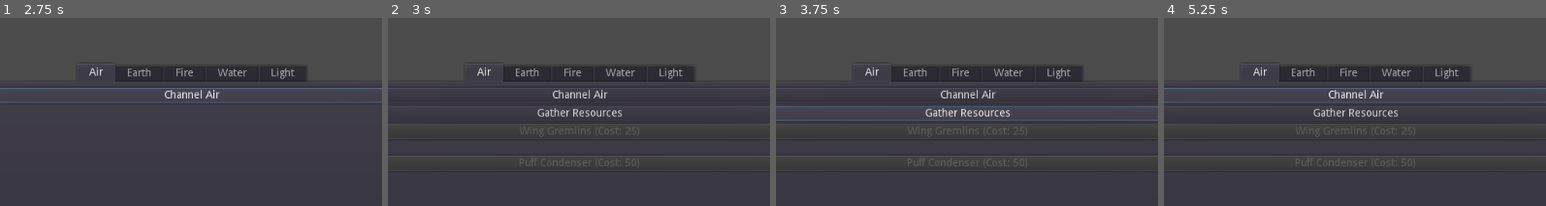
Above: before the commit, frames 1-4 (left to right).
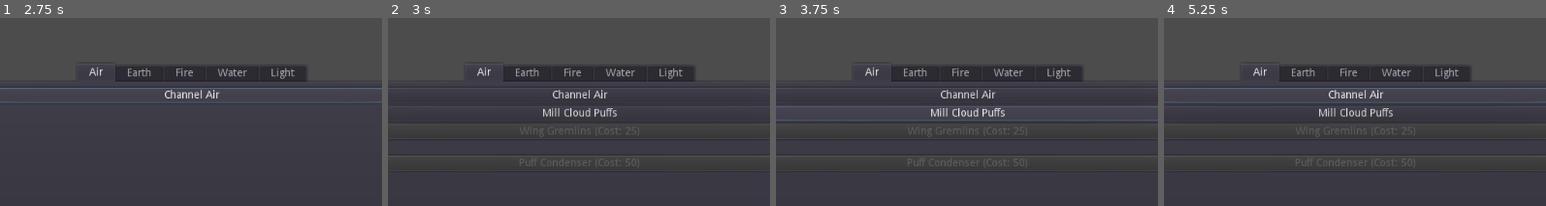
Above: after the commit, the same moments.

Repository: Kevin-Mortimer-19/Spellwarp
Game: Godot game, scene res://Control.tscn
Same seed, same stepped clock (60 frames per second), same inputs: the game is played once before the commit and once after it.
Inputs:
- Up to frame 1 (2.75 s): click "Channel Air" at 0.5 s; click "WARP SPEED" at 1.25 s; click "Channel Air" at 2 s
- Up to frame 2 (3 s): click "WARP SPEED" at 2.75 s
- Up to frame 3 (3.75 s): click "Gather Resources" (after the commit: "Mill Cloud Puffs") at 3.5 s
- Up to frame 4 (5.25 s): click "Gather Resources" (after the commit: "Mill Cloud Puffs") at 4.25 s; click "Channel Air" at 5 s
The pictures show only the part of the screen within x 25-75%, y 32-82%; the shares and areas given below are measured in that part.

Frame 1 is identical in both runs. In frame 2, 0.6% of the frame differs, in the area x 39-62%, y 47-53%; in frame 3, 0.6%; in frame 4, 0.6%.

Commit message:
Changed Gather Names
did it

Diff:
--- a/Control.tscn
+++ b/Control.tscn
@@ -124,7 +124,7 @@
 margin_top = 24.0
 margin_right = 513.0
 margin_bottom = 44.0
-text = "Gather Resources"
+text = "Mill Cloud Puffs"
 
 [node name="Passive1" type="Button" parent="TabContainer/Air" groups=["air", "passive_button"]]
 margin_top = 48.0
@@ -170,7 +170,7 @@
 margin_top = 24.0
 margin_right = 513.0
 margin_bottom = 44.0
-text = "Gather Resources"
+text = "Mine Obsidian Chunks"
 
 [node name="Passive1" type="Button" parent="TabContainer/Earth" groups=["earth"]]
 margin_top = 48.0
@@ -180,20 +180,22 @@
 [node name="Timer" type="Timer" parent="TabContainer/Earth/Passive1"]
 
 [node name="Label1" type="Label" parent="TabContainer/Earth"]
-margin_right = 40.0
-margin_bottom = 14.0
+margin_top = 72.0
+margin_right = 513.0
+margin_bottom = 86.0
 align = 1
 
 [node name="Passive2" type="Button" parent="TabContainer/Earth" groups=["earth"]]
-margin_top = 72.0
-margin_right = 513.0
-margin_bottom = 92.0
+margin_top = 90.0
+margin_right = 513.0
+margin_bottom = 110.0
 
 [node name="Timer" type="Timer" parent="TabContainer/Earth/Passive2"]
 
 [node name="Label2" type="Label" parent="TabContainer/Earth"]
-margin_right = 40.0
-margin_bottom = 14.0
+margin_top = 114.0
+margin_right = 513.0
+margin_bottom = 128.0
 align = 1
 
 [node name="Fire" type="VBoxContainer" parent="TabContainer"]
@@ -214,7 +216,7 @@
 margin_top = 24.0
 margin_right = 513.0
 margin_bottom = 44.0
-text = "Gather Resources"
+text = "Cut Glowing Roses"
 
 [node name="Passive1" type="Button" parent="TabContainer/Fire" groups=["fire"]]
 margin_top = 48.0
@@ -224,20 +226,22 @@
 [node name="Timer" type="Timer" parent="TabContainer/Fire/Passive1"]
 
 [node name="Label1" type="Label" parent="TabContainer/Fire"]
-margin_right = 40.0
-margin_bottom = 14.0
+margin_top = 72.0
+margin_right = 513.0
+margin_bottom = 86.0
 align = 1
 
 [node name="Passive2" type="Button" parent="TabContainer/Fire" groups=["fire"]]
-margin_top = 72.0
-margin_right = 513.0
-margin_bottom = 92.0
+margin_top = 90.0
+margin_right = 513.0
+margin_bottom = 110.0
 
 [node name="Timer" type="Timer" parent="TabContainer/Fire/Passive2"]
 
 [node name="Label2" type="Label" parent="TabContainer/Fire"]
-margin_right = 40.0
-margin_bottom = 14.0
+margin_top = 114.0
+margin_right = 513.0
+margin_bottom = 128.0
 align = 1
 
 [node name="Water" type="VBoxContainer" parent="TabContainer"]
@@ -258,7 +262,7 @@
 margin_top = 24.0
 margin_right = 513.0
 margin_bottom = 44.0
-text = "Gather Resources"
+text = "Harvest Coral Crystals"
 
 [node name="Passive1" type="Button" parent="TabContainer/Water" groups=["water"]]
 margin_top = 48.0
@@ -268,20 +272,22 @@
 [node name="Timer" type="Timer" parent="TabContainer/Water/Passive1"]
 
 [node name="Label1" type="Label" parent="TabContainer/Water"]
-margin_right = 40.0
-margin_bottom = 14.0
+margin_top = 72.0
+margin_right = 513.0
+margin_bottom = 86.0
 align = 1
 
 [node name="Passive2" type="Button" parent="TabContainer/Water" groups=["water"]]
-margin_top = 72.0
-margin_right = 513.0
-margin_bottom = 92.0
+margin_top = 90.0
+margin_right = 513.0
+margin_bottom = 110.0
 
 [node name="Timer" type="Timer" parent="TabContainer/Water/Passive2"]
 
 [node name="Label2" type="Label" parent="TabContainer/Water"]
-margin_right = 40.0
-margin_bottom = 14.0
+margin_top = 114.0
+margin_right = 513.0
+margin_bottom = 128.0
 align = 1
 
 [node name="Light" type="VBoxContainer" parent="TabContainer"]
@@ -294,7 +300,7 @@
 margin_bottom = -4.0
 
 [node name="Button" type="Button" parent="TabContainer/Light"]
-margin_right = 12.0
+margin_right = 513.0
 margin_bottom = 20.0
 text = "Combine Elements"
 
